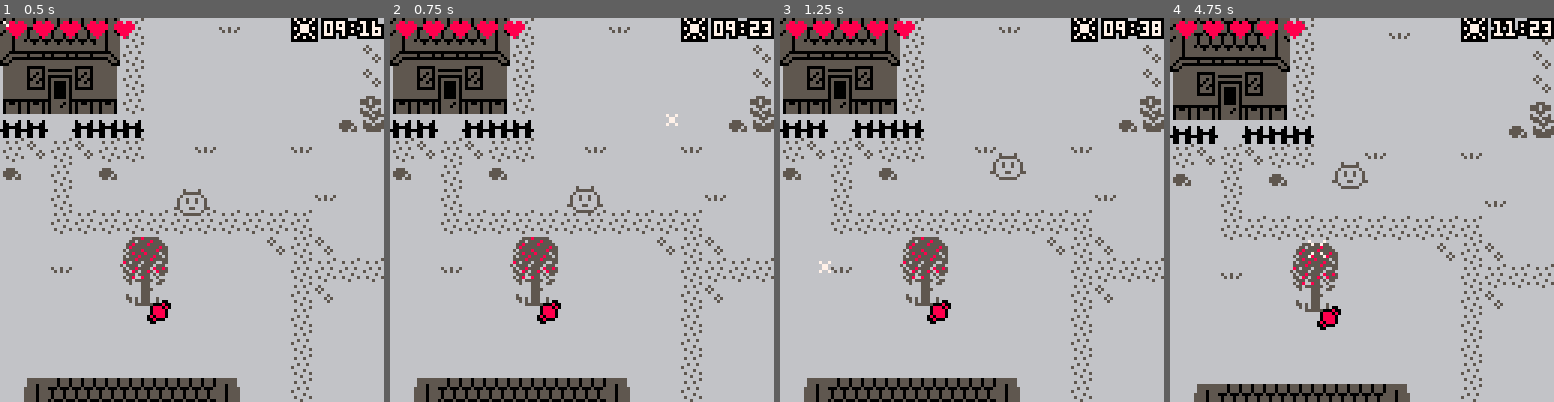
Above: before the commit, frames 1-4 (left to right).
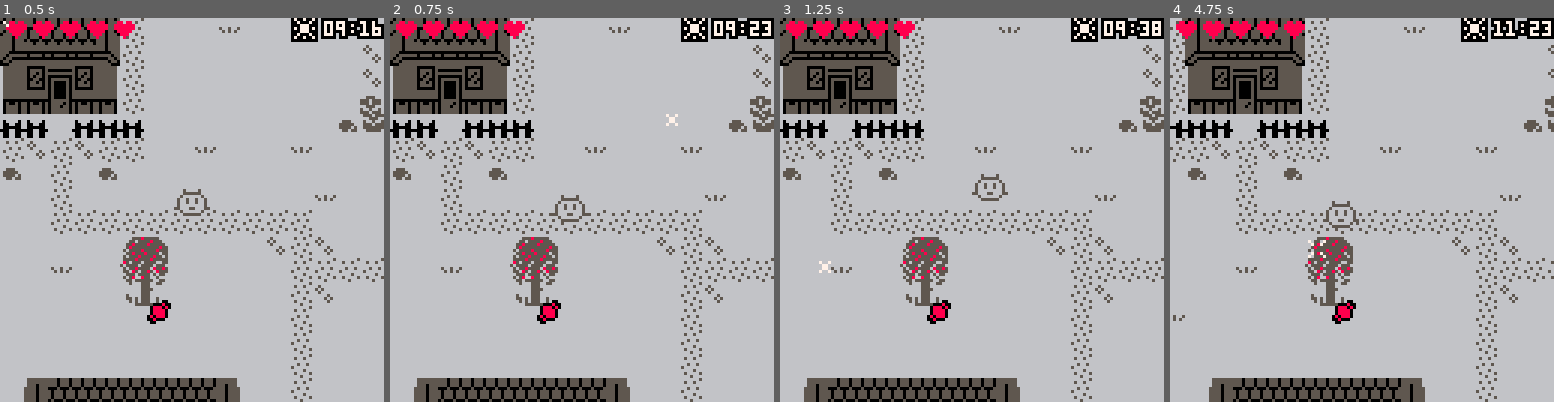
Above: after the commit, the same moments.

Repository: Lyatus/ld43
Game: PICO-8 cartridge ld43.p8
Same seed, same stepped clock (60 frames per second), same inputs: the game is played once before the commit and once after it.
Inputs (mouse positions are in pixels of both pictures, inside the frame that each line leads up to):
- Up to frame 1 (0.5 s): no input
- Up to frame 2 (0.75 s): click (670, 121) at 0.67 s; tap O (Z key) at 0.7 s
- Up to frame 3 (1.25 s): click (826, 267) at 1.22 s
- Up to frame 4 (4.75 s): hold Right 1.6-2.1 s; tap O (Z key) every 0.4 s from 1.7 to 4.5 s; click (1277, 114) at 1.77 s; hold Up 2.15-2.42 s; click (1342, 259) at 2.32 s; hold Right 2.47-3.03 s; click (1404, 106) at 2.87 s; hold Left 3.08-3.58 s; click (1465, 256) at 3.42 s; hold Down 3.63-3.97 s; click (1231, 102) at 3.97 s; hold Right 4.02-4.68 s; click (1292, 248) at 4.52 s; hold Up from 4.73 s (still down)

Frame 1 is identical in both runs. In frame 2, 0.4% of the frame differs, in the area x 42-56%, y 43-54%; in frame 3, 0.4%; in frame 4, 16%, in the area x 0-100%, y 0-100%.

Commit message:
Villagers now have a movement object associated

Diff:
--- a/ld43.p8
+++ b/ld43.p8
@@ -349,11 +349,20 @@
 	end,
 }
 spa_villager = {
+	init = function(o)
+		o.m = mov_create(o.x,o.y)
+	end,
+	update = function(o)
+		o.m:update()
+		o.x = o.m.x
+		o.y = o.m.y
+	end,
 	draw = function(o)
 		pnt_add(o.y,function()
 			spr(202,o.x-map_x-8,o.y-map_y-14,2,2)
 		end)
 	end,
+	act = function(o) end,
 }
 function spa_init()
 	spas = {}
